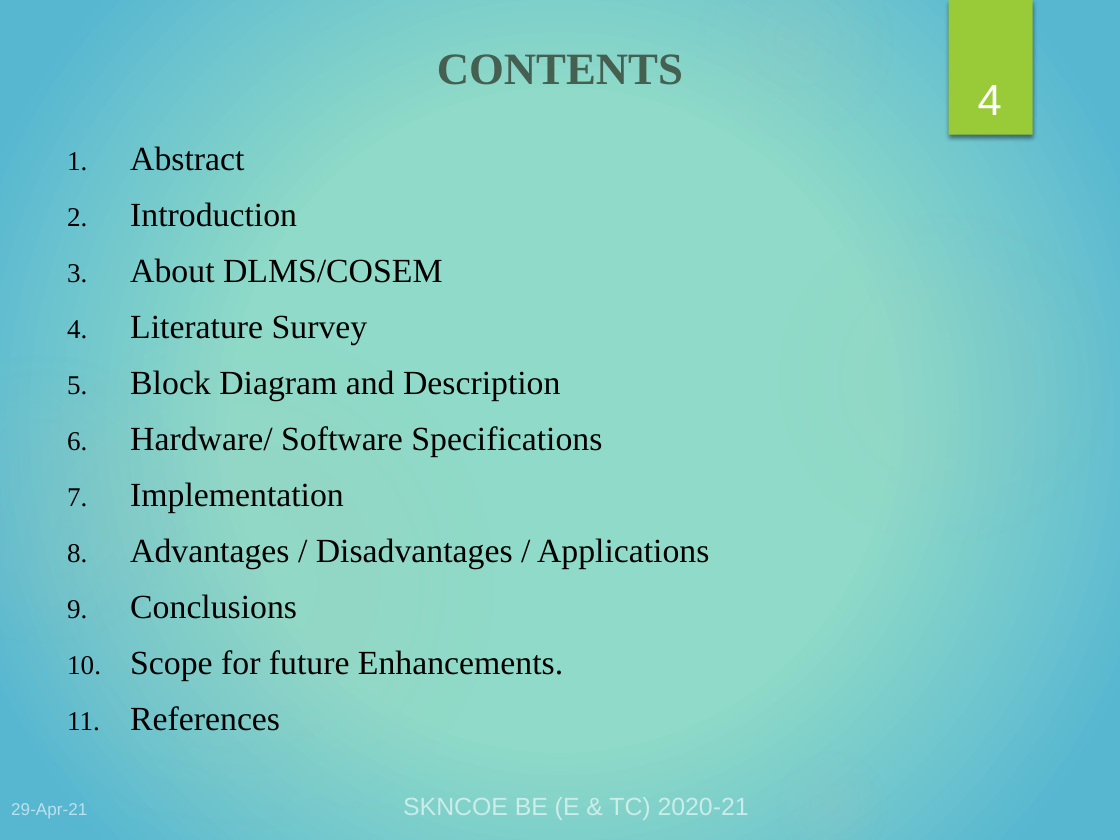
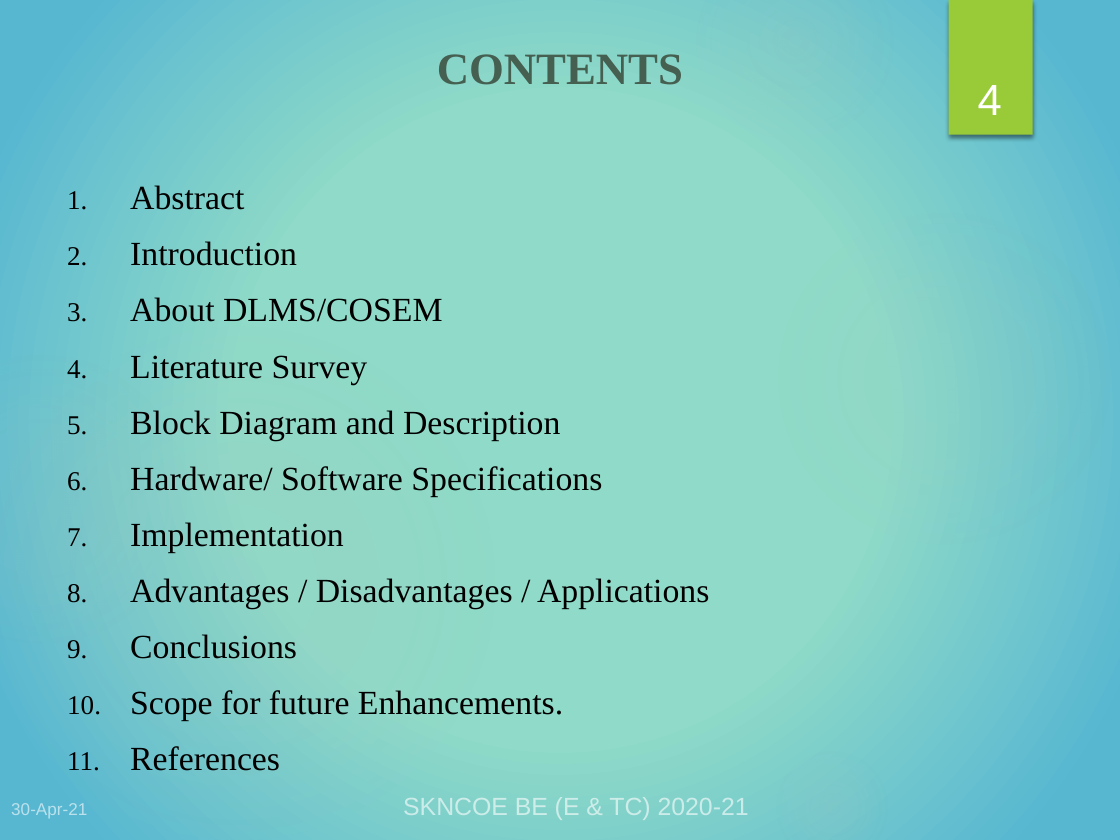
Before and after one commit to WorkWithSoham/Optical_Port_Data_Communication, a slide deck: slide 4 of FINAL OpticalPort-DataCommunication.pptx. Drawn at 1120x840 pixels with LibreOffice and Linux fonts; fonts in the diff are those of the drawing. Boxes give left, top, right and bottom in pixels: in the first picture for what was removed or moved away, otherwise in the second. Text is boxed around its words. In the diff, an @@ line names an element or a change of style, - is before the commit and + after.

```diff
--- a/FINAL OpticalPort-DataCommunication.pptx
+++ b/FINAL OpticalPort-DataCommunication.pptx
@@ text "Abstract": place and size @@
-text "Abstract" at bbox=[130, 146, 709, 681]
+text "Abstract" at bbox=[130, 185, 709, 721]
@@ text at bbox=[11, 803, 87, 819]: text changed @@
-29-Apr-21
+30-Apr-21
```
Also in this commit, not shown: 29 other slides changed.
